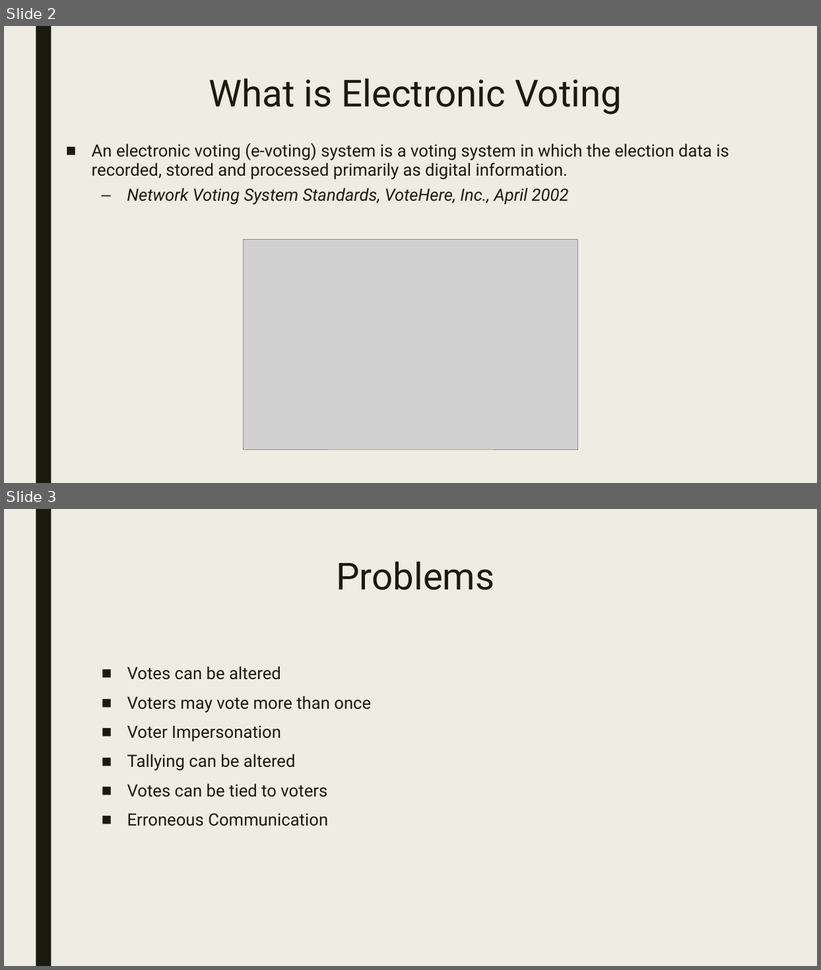
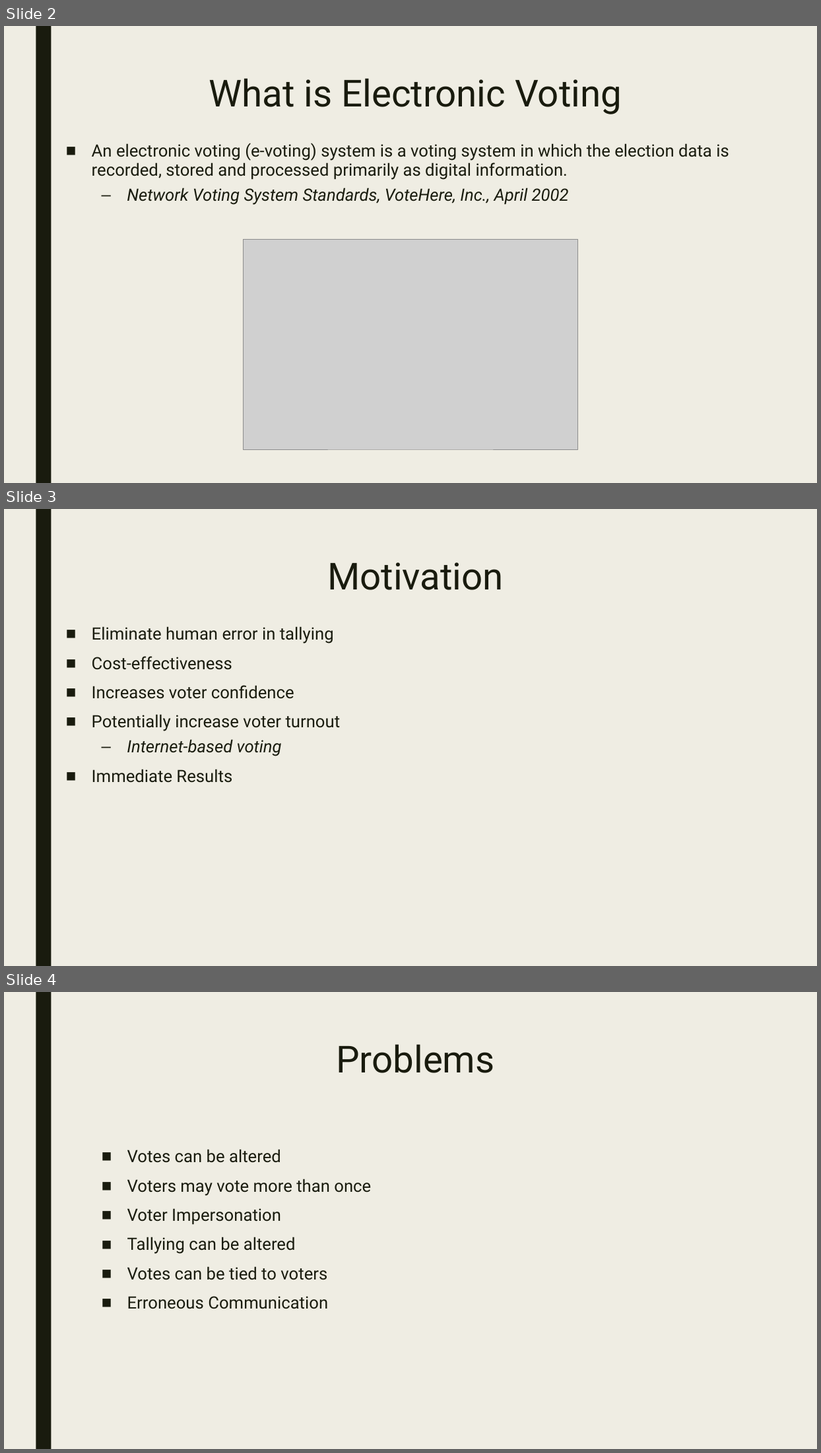
Before and after one commit to mollicap16/Crypto_Final, a slide deck: doc/Crypto_Final_Presentation.pptx. Shown one above the other, each under a label of ours: slides 2 and 3 before the commit, slides 2, 3 and 4 after it. The pictures are 821x970 and 821x1453 pixels, drawn with LibreOffice and Linux fonts; fonts in the diff are those of the drawing; grey boxes stand for pictures. Boxes give left, top, right and bottom in pixels: in the first picture for what was removed or moved away, otherwise in the second. Text is boxed around its words. In the diff, an @@ line names an element or a change of style, - is before the commit and + after.

```diff
--- a/doc/Crypto_Final_Presentation.pptx
+++ b/doc/Crypto_Final_Presentation.pptx
@@ slide 3 added at (4, 509, 817, 966), background #EFEDE3; not listed: 1 template element that a slide beside it also shows @@
@@ title added at (327, 562, 504, 590), 44 pt, text #191B0E @@
+Motivation
@@ text added at (92, 626, 341, 783), 20 pt, text #191B0E @@
+■ Eliminate human error in tallying
+■ Cost-effectiveness
+■ Increases voter confidence
+■ Potentially increase voter turnout
+  – Internet-based voting
+■ Immediate Results
@@ what was slide 3 is now slide 4 @@
```
Also in this commit, not shown: 4 slides changed.
